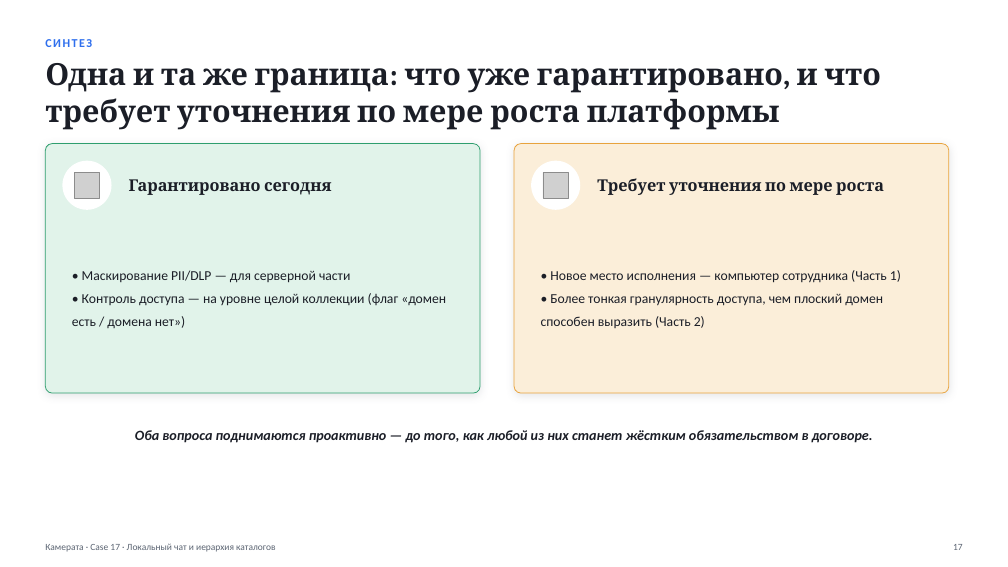
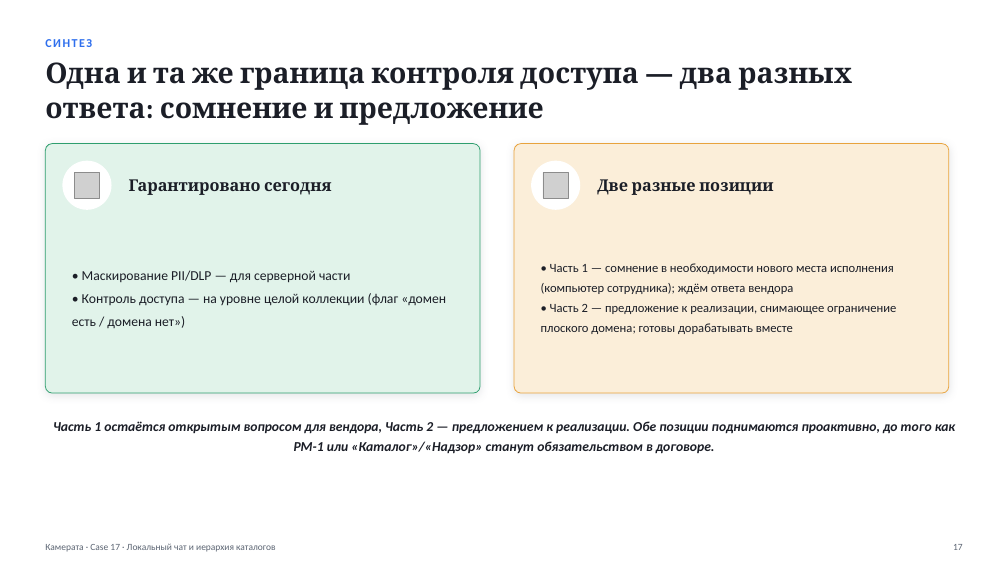
Before and after one commit to vladilslavandrosov-prog/job-RAG, a slide deck: slide 17 of docs/presentations/case-17-lokalny-chat-i-ierarhiya-katalogov.pptx. Drawn at 1008x567 pixels with LibreOffice and Linux fonts; fonts in the diff are those of the drawing; grey boxes stand for pictures. Boxes give left, top, right and bottom in pixels: in the first picture for what was removed or moved away, otherwise in the second. Text is boxed around its words. In the diff, an @@ line names an element or a change of style, - is before the commit and + after.

```diff
--- a/docs/presentations/case-17-lokalny-chat-i-ierarhiya-katalogov.pptx
+++ b/docs/presentations/case-17-lokalny-chat-i-ierarhiya-katalogov.pptx
@@ text at [45,62,852,125]: text changed; size 29 to 27 pt @@
-Одна и та же граница: что уже гарантировано, и что требует уточнения по мере роста платформы
+Одна и та же граница контроля доступа — два разных ответа: сомнение и предложение
@@ text at [597,179,773,195]: text changed @@
-Требует уточнения по мере роста
+Две разные позиции
@@ text at [541,263,896,334]: text changed; size 13 to 12 pt @@
-• Новое место исполнения — компьютер сотрудника (Часть 1)
-• Более тонкая гранулярность доступа, чем плоский домен способен выразить (Часть 2)
+• Часть 1 — сомнение в необходимости нового места исполнения (компьютер сотрудника); ждём ответа вендора
+• Часть 2 — предложение к реализации, снимающее ограничение плоского домена; готовы дорабатывать вместе
@@ text at [53,421,955,454]: text changed; size 13.5 to 13 pt @@
-Оба вопроса поднимаются проактивно — до того, как любой из них станет жёстким обязательством в договоре.
+Часть 1 остаётся открытым вопросом для вендора, Часть 2 — предложением к реализации. Обе позиции поднимаются проактивно, до того как РМ-1 или «Каталог»/«Надзор» станут обязательством в договоре.
```
Also in this commit, not shown: 12 other slides changed.
